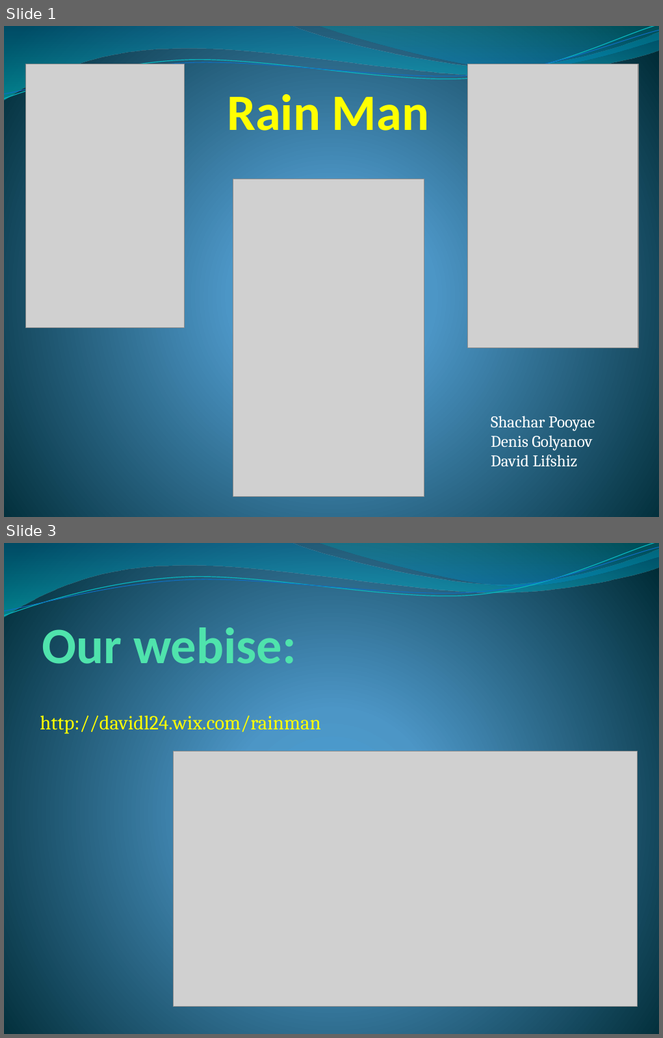
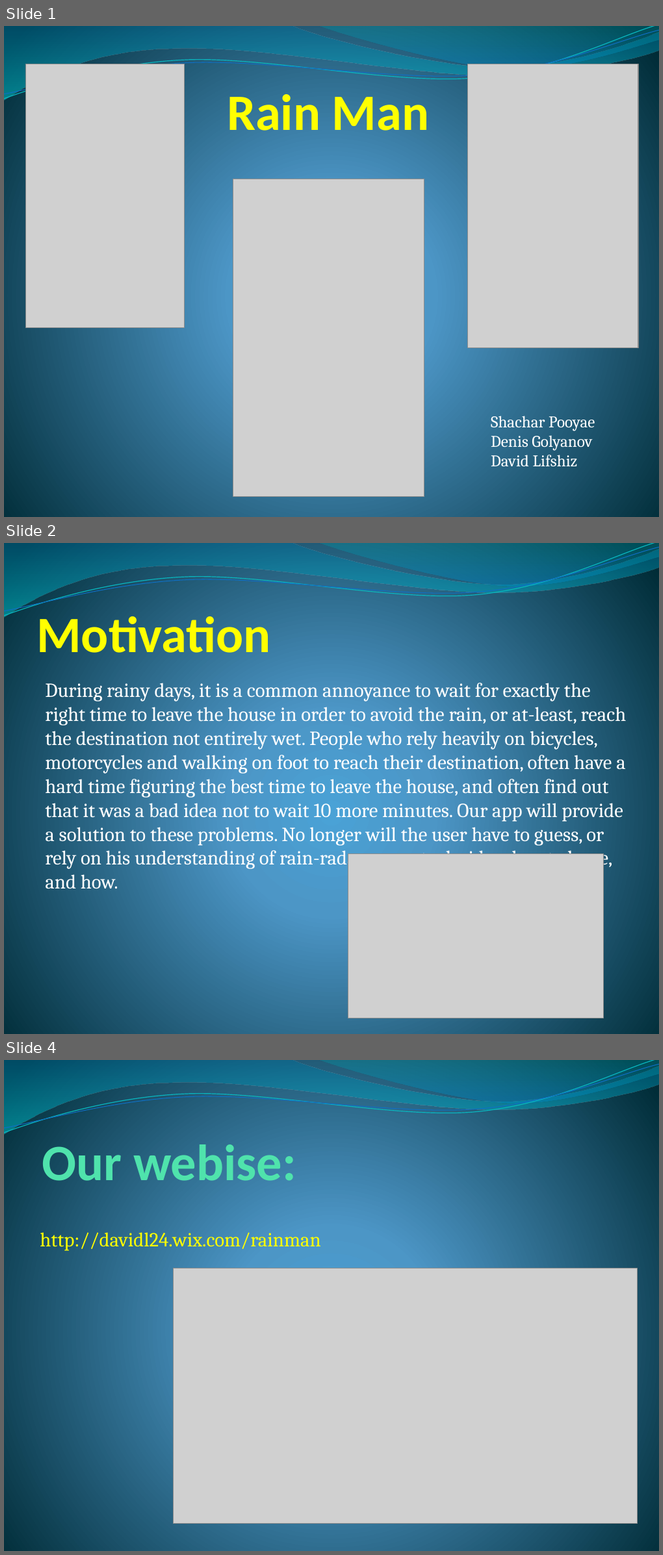
Before and after one commit to DLif/Rain_app, a slide deck: Rain Man.pptx. Shown one above the other, each under a label of ours: slides 1 and 3 before the commit, slides 1, 2 and 4 after it; the slides between them are not shown. The pictures are 663x1038 and 663x1555 pixels, drawn with LibreOffice and Linux fonts; fonts in the diff are those of the drawing; grey boxes stand for pictures. Boxes give left, top, right and bottom in pixels: in the first picture for what was removed or moved away, otherwise in the second. Text is boxed around its words. In the diff, an @@ line names an element or a change of style, - is before the commit and + after.

```diff
--- a/Rain Man.pptx
+++ b/Rain Man.pptx
@@ slide 2 added at <box>4,543,659,1034</box>, background gradient #4AA0D6 to #4C98C7 to #002C38; not listed: 4 template elements that a slide beside it also shows @@
@@ title added at <box>36,609,271,664</box>, 56 pt, text #FFFF00, bold @@
+Motivation
@@ text added at <box>45,683,627,889</box>, 22 pt, text #FFFFFF @@
+During rainy days, it is a common annoyance to wait for exactly the right time to leave the house in order to avoid the rain, or at-least, reach the destination not entirely wet. People who rely heavily on bicycles, motorcycles and walking on foot to reach their destination, often have a hard time figuring the best time to leave the house, and often find out that it was a bad idea not to wait 10 more minutes. Our app will provide a solution to these problems. No longer will the user have to guess, or rely on his understanding of rain-radar maps, to decide when to leave, and how.
@@ picture added at <box>348,854,603,1019</box> @@
@@ what was slide 3 is now slide 4 @@
```
Also in this commit, not shown: 1 slide changed.
